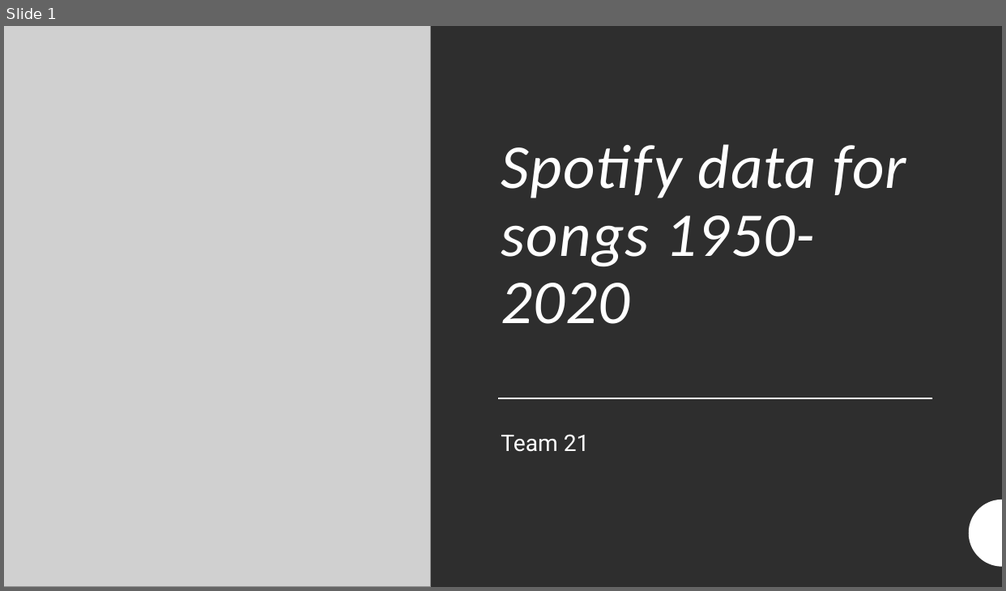
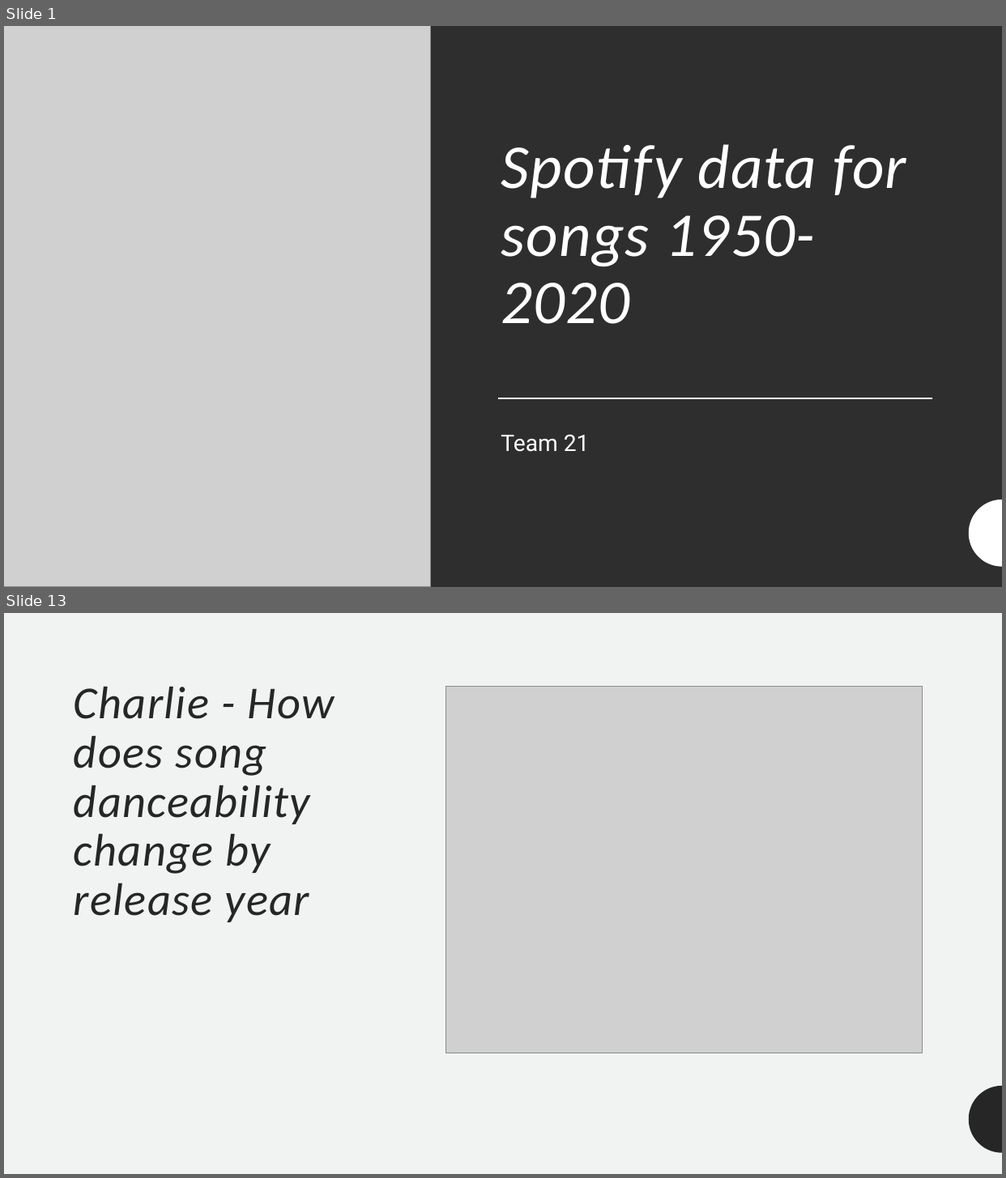
Before and after one commit to Dylstar7890/2022-4216COMP-TEAM21, a slide deck: Spotify data for songs 1950-2020.pptx. Shown one above the other, each under a label of ours: slide 1 before the commit, slides 1 and 13 after it; the slides between them are not shown. The pictures are 1006x591 and 1006x1178 pixels, drawn with LibreOffice and Linux fonts; fonts in the diff are those of the drawing; grey boxes stand for pictures. Boxes give left, top, right and bottom in pixels: in the first picture for what was removed or moved away, otherwise in the second. Text is boxed around its words. In the diff, an @@ line names an element or a change of style, - is before the commit and + after.

```diff
--- a/Spotify data for songs 1950-2020.pptx
+++ b/Spotify data for songs 1950-2020.pptx
@@ slide 13 added at (4, 613, 1002, 1174), background #F0F3F2 @@
@@ title added at (74, 686, 334, 922), 44 pt, text #262626, italic @@
+Charlie - How does song danceability change by release year
@@ picture added at (445, 687, 922, 1054) @@
@@ freeform shape added at (969, 1086, 1002, 1153), fill #262626 @@
```
Also in this commit, not shown: 2 slides changed, 11 other slides added.
